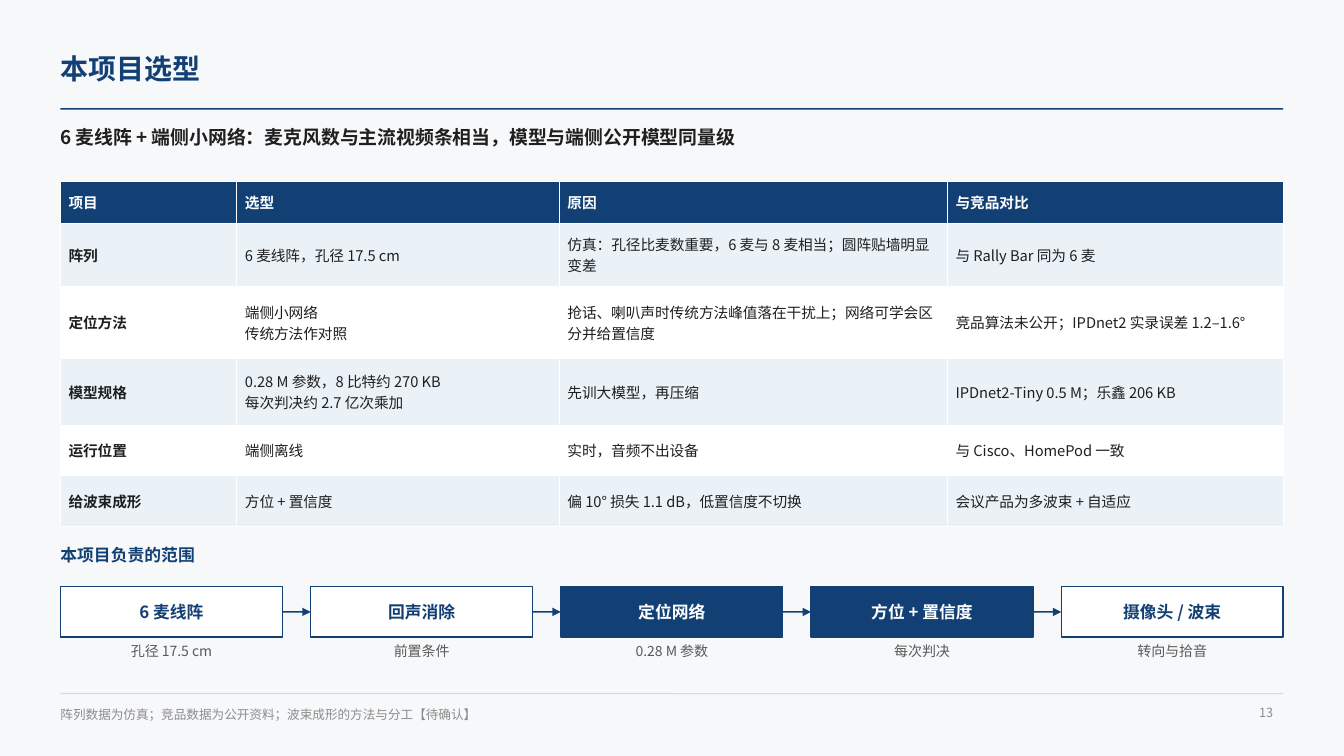
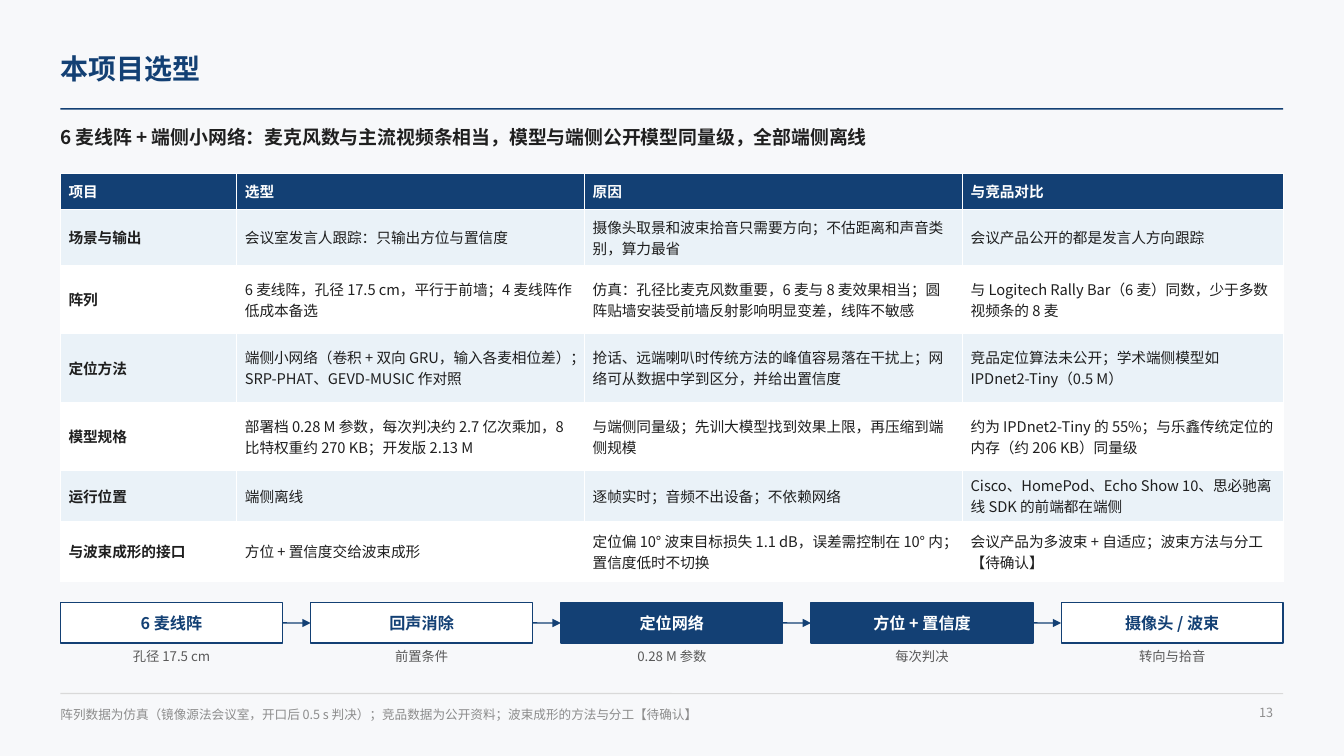
Before and after one commit to ZeroFoxxi/ssl-scene1, a slide deck: slide 13 of 01_场景一_摄像头声源定位/技术总结/声源定位与波束成形技术总结.pptx. Drawn at 1344x756 pixels with LibreOffice and Linux fonts; fonts in the diff are those of the drawing. Boxes give left, top, right and bottom in pixels: in the first picture for what was removed or moved away, otherwise in the second. Text is boxed around its words. In the diff, an @@ line names an element or a change of style, - is before the commit and + after.

```diff
--- a/01_场景一_摄像头声源定位/技术总结/声源定位与波束成形技术总结.pptx
+++ b/01_场景一_摄像头声源定位/技术总结/声源定位与波束成形技术总结.pptx
@@ text at (60,128,867,147): text changed @@
-6 麦线阵 + 端侧小网络：麦克风数与主流视频条相当，模型与端侧公开模型同量级
+6 麦线阵 + 端侧小网络：麦克风数与主流视频条相当，模型与端侧公开模型同量级，全部端侧离线
@@ table at (60,173,1284,574) @@
-row 2: 阵列 | 6 麦线阵，孔径 17.5 cm | 仿真：孔径比麦数重要，6 麦与 8 麦相当；圆阵贴墙明显变差 | 与 Rally Bar 同为 6 麦
-row 3: 定位方法 | 端侧小网络 / 传统方法作对照 | 抢话、喇叭声时传统方法峰值落在干扰上；网络可学会区分并给置信度 | 竞品算法未公开；IPDnet2 实录误差 1.2–1.6°
-row 4: 模型规格 | 0.28 M 参数，8 比特约 270 KB / 每次判决约 2.7 亿次乘加 | 先训大模型，再压缩 | IPDnet2-Tiny 0.5 M；乐鑫 206 KB
-row 5: 运行位置 | 端侧离线 | 实时，音频不出设备 | 与 Cisco、HomePod 一致
-row 6: 给波束成形 | 方位 + 置信度 | 偏 10° 损失 1.1 dB，低置信度不切换 | 会议产品为多波束 + 自适应
+row 2: 场景与输出 | 会议室发言人跟踪：只输出方位与置信度 | 摄像头取景和波束拾音只需要方向；不估距离和声音类别，算力最省 | 会议产品公开的都是发言人方向跟踪
+row 3: 阵列 | 6 麦线阵，孔径 17.5 cm，平行于前墙；4 麦线阵作低成本备选 | 仿真：孔径比麦克风数重要，6 麦与 8 麦效果相当；圆阵贴墙安装受前墙反射影响明显变差，线阵不敏感 | 与 Logitech Rally Bar（6 麦）同数，少于多数视频条的 8 麦
+row 4: 定位方法 | 端侧小网络（卷积 + 双向 GRU，输入各麦相位差）；SRP-PHAT、GEVD-MUSIC 作对照 | 抢话、远端喇叭时传统方法的峰值容易落在干扰上；网络可从数据中学到区分，并给出置信度 | 竞品定位算法未公开；学术端侧模型如 IPDnet2-Tiny（0.5 M）
+row 5: 模型规格 | 部署档 0.28 M 参数，每次判决约 2.7 亿次乘加，8 比特权重约 270 KB；开发版 2.13 M | 与端侧同量级；先训大模型找到效果上限，再压缩到端侧规模 | 约为 IPDnet2-Tiny 的 55%；与乐鑫传统定位的内存（约 206 KB）同量级
+row 6: 运行位置 | 端侧离线 | 逐帧实时；音频不出设备；不依赖网络 | Cisco、HomePod、Echo Show 10、思必驰离线 SDK 的前端都在端侧
+row 7: 与波束成形的接口 | 方位 + 置信度交给波束成形 | 定位偏 10° 波束目标损失 1.1 dB，误差需控制在 10° 内；置信度低时不切换 | 会议产品为多波束 + 自适应；波束方法与分工【待确认】
@@ table: place and size @@
-table at (60,181,1284,513)
+table at (60,173,1284,574)
@@ text removed at (60,546,194,563) @@
-本项目负责的范围
@@ text "6 麦线阵": place and size @@
-text "6 麦线阵" at (139,601,203,623)
+text "6 麦线阵" at (141,615,202,631)
@@ rectangle: place and size @@
-rectangle at (60,587,282,637)
+rectangle at (60,603,282,643)
@@ text "回声消除": place and size @@
-text "回声消除" at (388,603,455,620)
+text "回声消除" at (389,615,453,631)
@@ rectangle: place and size @@
-rectangle at (311,587,532,637)
+rectangle at (311,603,532,643)
@@ text "定位网络": place and size @@
-text "定位网络" at (638,603,705,620)
+text "定位网络" at (640,615,704,631)
@@ rectangle: place and size @@
-rectangle at (561,587,782,637)
+rectangle at (561,603,782,643)
@@ text "方位 + 置信度": place and size @@
-text "方位 + 置信度" at (871,603,972,620)
+text "方位 + 置信度" at (873,615,970,631)
@@ rectangle: place and size @@
-rectangle at (812,587,1033,637)
+rectangle at (812,603,1033,643)
@@ 4 arrows: place and size @@
-4 arrows at (282,612,1062,612)
+4 arrows at (282,623,1062,623)
@@ size 12 to 11.5 pt in 5 elements at (873,615,970,631), (141,615,202,631), (389,615,453,631), (640,615,704,631), (1125,615,1219,631) @@
@@ text "摄像头 / 波束": place and size @@
-text "摄像头 / 波束" at (1123,603,1222,620)
+text "摄像头 / 波束" at (1125,615,1219,631)
@@ rectangle: place and size @@
-rectangle at (1062,587,1284,637)
+rectangle at (1062,603,1284,643)
@@ size 10 to 9.5 pt in 5 elements at (133,650,210,662), (395,650,448,662), (637,650,707,662), (895,650,948,662), (1139,650,1205,662) @@
@@ text at (60,708,697,721): text changed @@
-阵列数据为仿真；竞品数据为公开资料；波束成形的方法与分工【待确认】
+阵列数据为仿真（镜像源法会议室，开口后 0.5 s 判决）；竞品数据为公开资料；波束成形的方法与分工【待确认】
```
Also in this commit, not shown: 11 other slides changed, 2 other files.
